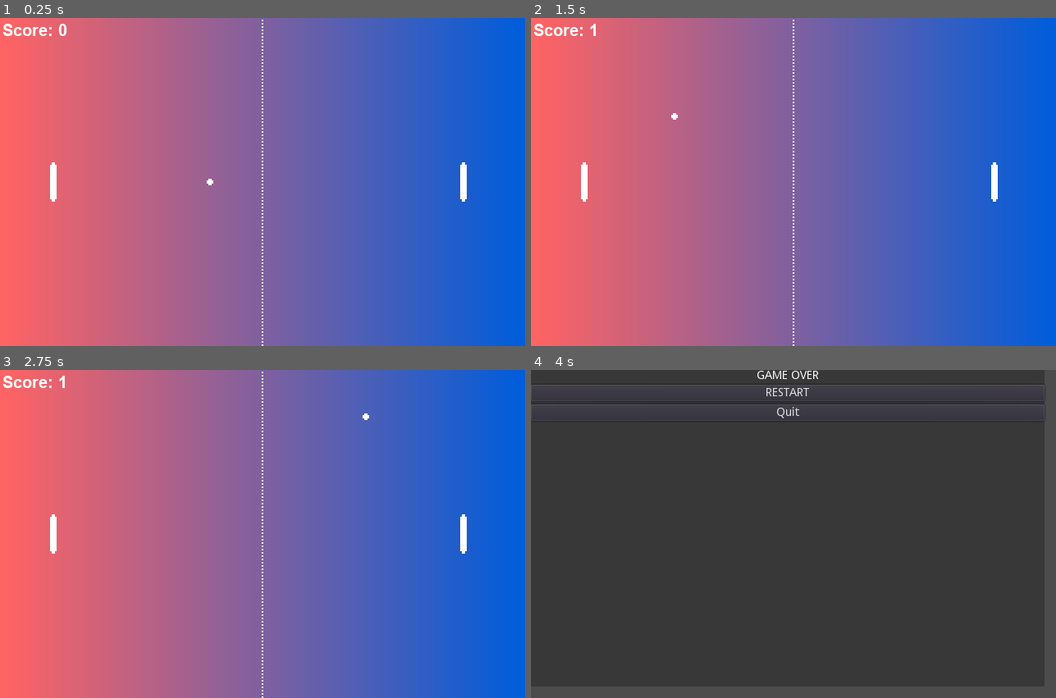
Above: before the commit, frames 1-4 (two rows, left to right).
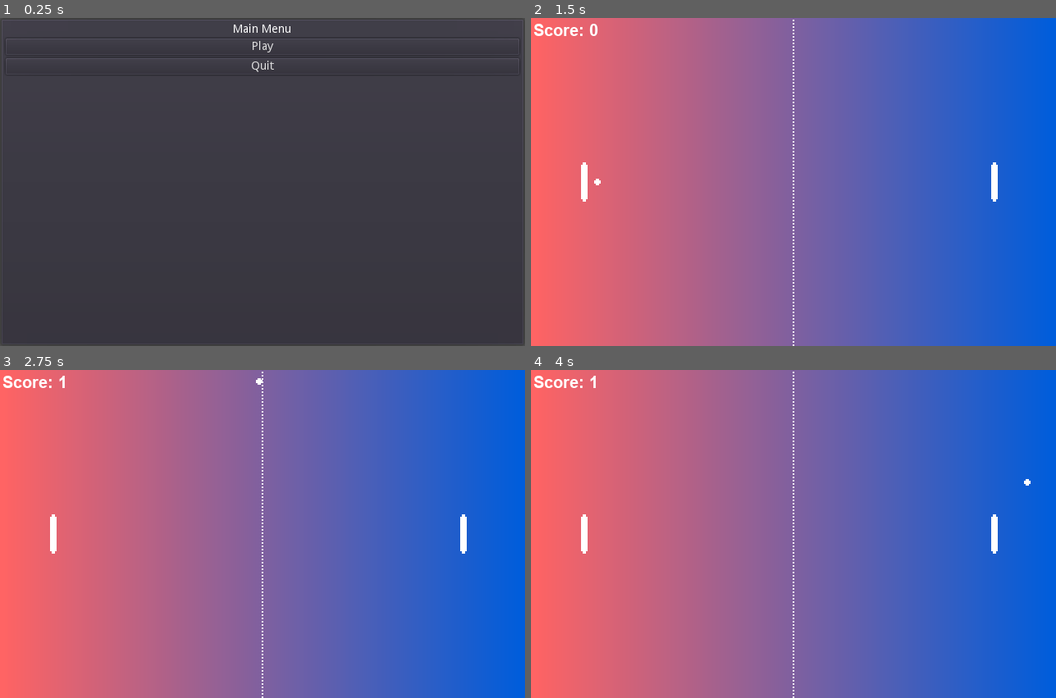
Above: after the commit, the same moments.

Repository: PhoenixFlame101/pong-with-godot
Game: Godot game, scene res://ui/MainScreen.tscn
Two runs of this game, one before a commit and one after it. Both use one fixed random seed, a clock stepped at 60 frames per second and the inputs below. Before the commit the project starts from res://pong.tscn.
Inputs (mouse positions are in pixels of both pictures, inside the frame that each line leads up to):
- Up to frame 1 (0.25 s): no input
- Up to frame 2 (1.5 s): click (793, 47) at 0.5 s, where only the run after the commit has a clickable "Play"; tap Enter (ui_accept) at 1.25 s
- Up to frame 3 (2.75 s): tap Enter (ui_accept) at 1.52, 2, 2.27 s
- Up to frame 4 (4 s): tap Enter (ui_accept) at 3.77 s

The runs differ from the first frame. In frame 1, 100% of the frame differs, in the area x 0-100%, y 0-100%; in frame 2, less than 0.1%; in frame 3, less than 0.1%; in frame 4, 100%.

Commit message:
#3- Quit Screen (Better Looking)
Made it look better pls ignore the main menu I will fix that also and push in other branch since its another issue also

Diff:
--- /dev/null
+++ b/MainScreen.gd
@@ -0,0 +1,10 @@
+extends CanvasLayer
+
+
+
+func _on_Play_pressed():
+	get_tree().change_scene("res://pong.tscn");
+
+
+func _on_Quit_pressed():
+	get_tree().quit();
--- a/project.godot
+++ b/project.godot
@@ -13,7 +13,7 @@
 config/name="Pong With Godot"
 config/description="A simple Pong game. This demo shows best practices
 for game development in Godot, including signals."
-run/main_scene="pong.tscn"
+run/main_scene="res://ui/MainScreen.tscn"
 
 [autoload]
 
--- a/ui/GameOverScreen.gd
+++ b/ui/GameOverScreen.gd
@@ -1,10 +1,9 @@
 extends CanvasLayer
 
+
+func _on_Quit_pressed():
+	get_tree().quit();
 
 
 func _on_Restart_pressed():
 	get_tree().change_scene("res://pong.tscn");
-
-
-func _on_Quit_pressed():
-	get_tree().quit();
--- a/ui/GameOverScreen.tscn
+++ b/ui/GameOverScreen.tscn
@@ -1,10 +1,19 @@
-[gd_scene load_steps=3 format=2]
+[gd_scene load_steps=5 format=2]
 
 [ext_resource path="res://ui/GameOverScreen.gd" type="Script" id=1]
+[ext_resource path="res://RobotoMono-Bold.ttf" type="DynamicFontData" id=2]
 
 [sub_resource type="StyleBoxFlat" id=1]
 bg_color = Color( 0.219608, 0.219608, 0.219608, 1 )
+border_width_left = 10
+border_width_top = 10
+border_width_right = 10
+border_width_bottom = 10
 border_color = Color( 0, 0, 0, 1 )
+
+[sub_resource type="DynamicFont" id=2]
+size = 34
+font_data = ExtResource( 2 )
 
 [node name="GameOverScreen" type="CanvasLayer"]
 script = ExtResource( 1 )
@@ -15,32 +24,52 @@
 custom_styles/panel = SubResource( 1 )
 
 [node name="MarginContainer" type="MarginContainer" parent="PanelContainer"]
-margin_right = 626.0
-margin_bottom = 386.0
+margin_left = 10.0
+margin_top = 10.0
+margin_right = 616.0
+margin_bottom = 376.0
+custom_constants/margin_right = 40
+custom_constants/margin_top = 40
+custom_constants/margin_left = 40
+custom_constants/margin_bottom = 40
 
 [node name="Rows" type="VBoxContainer" parent="PanelContainer/MarginContainer"]
-margin_right = 626.0
-margin_bottom = 386.0
+margin_left = 40.0
+margin_top = 40.0
+margin_right = 566.0
+margin_bottom = 326.0
+custom_constants/separation = 58
 
 [node name="Title" type="Label" parent="PanelContainer/MarginContainer/Rows"]
-margin_right = 626.0
-margin_bottom = 14.0
+margin_right = 526.0
+margin_bottom = 41.0
+custom_fonts/font = SubResource( 2 )
 text = "GAME OVER"
 align = 1
 
-[node name="Restart" type="Button" parent="PanelContainer/MarginContainer/Rows"]
-margin_top = 18.0
-margin_right = 626.0
-margin_bottom = 38.0
-text = "RESTART"
+[node name="CenterContainer" type="CenterContainer" parent="PanelContainer/MarginContainer/Rows"]
+margin_top = 99.0
+margin_right = 526.0
+margin_bottom = 179.0
+
+[node name="VBoxContainer" type="VBoxContainer" parent="PanelContainer/MarginContainer/Rows/CenterContainer"]
+margin_left = 222.0
+margin_right = 303.0
+margin_bottom = 80.0
+custom_constants/separation = 40
+
+[node name="Restart" type="Button" parent="PanelContainer/MarginContainer/Rows/CenterContainer/VBoxContainer"]
+margin_right = 81.0
+margin_bottom = 20.0
+text = "  RESTART  "
 icon_align = 1
 
-[node name="Quit" type="Button" parent="PanelContainer/MarginContainer/Rows"]
-margin_top = 42.0
-margin_right = 626.0
-margin_bottom = 62.0
+[node name="Quit" type="Button" parent="PanelContainer/MarginContainer/Rows/CenterContainer/VBoxContainer"]
+margin_top = 60.0
+margin_right = 81.0
+margin_bottom = 80.0
 text = "Quit"
 icon_align = 1
 
-[connection signal="pressed" from="PanelContainer/MarginContainer/Rows/Restart" to="." method="_on_Restart_pressed"]
-[connection signal="pressed" from="PanelContainer/MarginContainer/Rows/Quit" to="." method="_on_Quit_pressed"]
+[connection signal="pressed" from="PanelContainer/MarginContainer/Rows/CenterContainer/VBoxContainer/Restart" to="." method="_on_Restart_pressed"]
+[connection signal="pressed" from="PanelContainer/MarginContainer/Rows/CenterContainer/VBoxContainer/Quit" to="." method="_on_Quit_pressed"]
--- /dev/null
+++ b/ui/MainScreen.tscn
@@ -0,0 +1,41 @@
+[gd_scene load_steps=2 format=2]
+
+[ext_resource path="res://MainScreen.gd" type="Script" id=1]
+
+[node name="MainScreen" type="CanvasLayer"]
+script = ExtResource( 1 )
+
+[node name="PanelContainer" type="PanelContainer" parent="."]
+anchor_right = 1.0
+anchor_bottom = 1.0
+
+[node name="MarginContainer" type="MarginContainer" parent="PanelContainer"]
+margin_left = 7.0
+margin_top = 7.0
+margin_right = 633.0
+margin_bottom = 393.0
+
+[node name="ROws" type="VBoxContainer" parent="PanelContainer/MarginContainer"]
+margin_right = 626.0
+margin_bottom = 386.0
+
+[node name="Label" type="Label" parent="PanelContainer/MarginContainer/ROws"]
+margin_right = 626.0
+margin_bottom = 14.0
+text = "Main Menu"
+align = 1
+
+[node name="Play" type="Button" parent="PanelContainer/MarginContainer/ROws"]
+margin_top = 18.0
+margin_right = 626.0
+margin_bottom = 38.0
+text = "Play"
+
+[node name="Quit" type="Button" parent="PanelContainer/MarginContainer/ROws"]
+margin_top = 42.0
+margin_right = 626.0
+margin_bottom = 62.0
+text = "Quit"
+
+[connection signal="pressed" from="PanelContainer/MarginContainer/ROws/Play" to="." method="_on_Play_pressed"]
+[connection signal="pressed" from="PanelContainer/MarginContainer/ROws/Quit" to="." method="_on_Quit_pressed"]
Binary file added: RobotoMono-Bold.ttf
